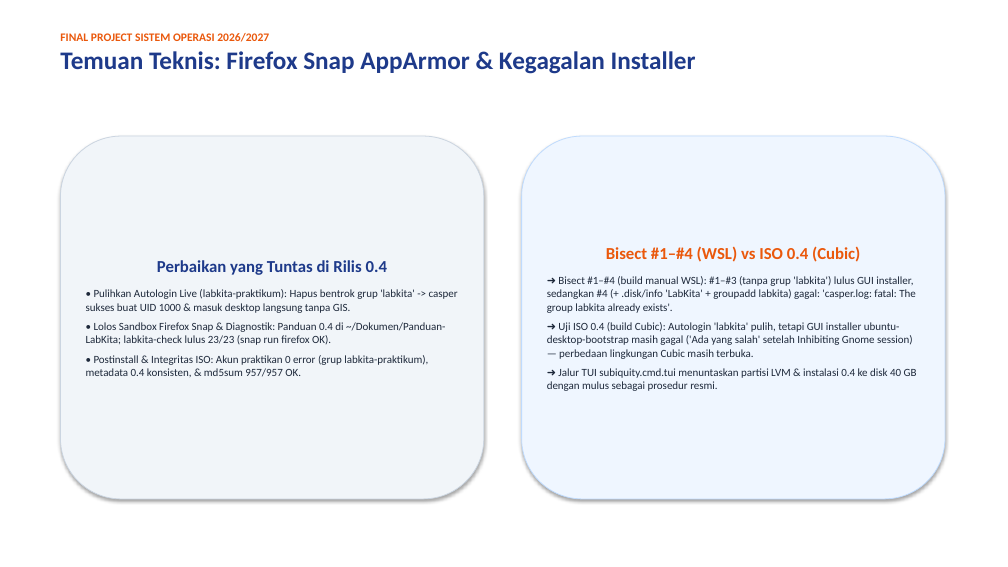
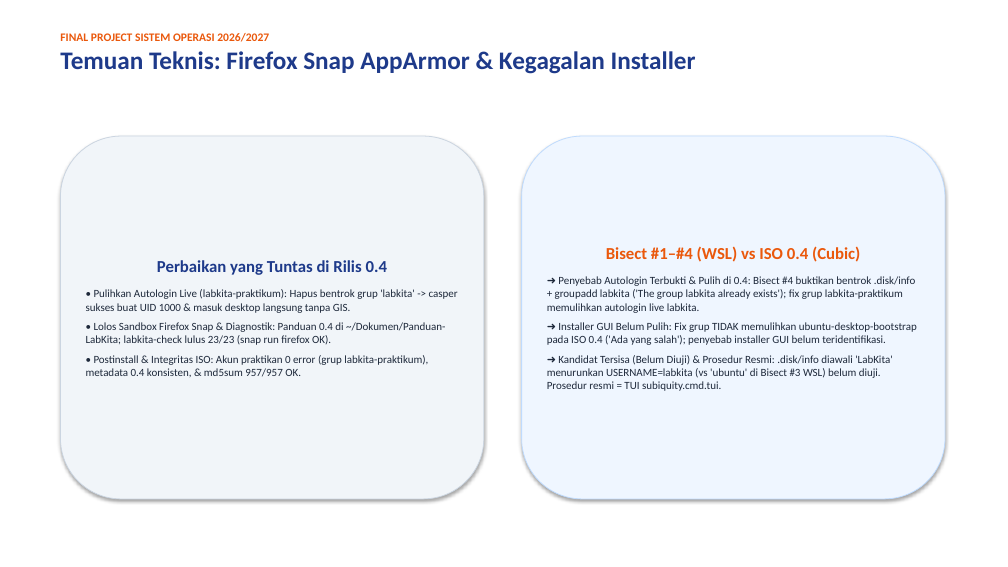
Before and after one commit to luvices/labkita, a slide deck: slide 9 of docs/presentation/labkita-presentation.pptx. Drawn at 1008x567 pixels with LibreOffice and Linux fonts; fonts in the diff are those of the drawing. Boxes give left, top, right and bottom in pixels: in the first picture for what was removed or moved away, otherwise in the second. Text is boxed around its words. In the diff, an @@ line names an element or a change of style, - is before the commit and + after.

Commit message:
docs: sinkronkan PDF laporan dan slide PPTX soal autologin, GUI, dan kernel

```diff
--- a/docs/presentation/labkita-presentation.pptx
+++ b/docs/presentation/labkita-presentation.pptx
@@ text in rounded rectangle at (547,276,917,391): text changed @@
-➜ Bisect #1–#4 (build manual WSL): #1–#3 (tanpa grup 'labkita') lulus GUI installer, sedangkan #4 (+ .disk/info 'LabKita' + groupadd labkita) gagal: 'casper.log: fatal: The group labkita already exists'.
-➜ Uji ISO 0.4 (build Cubic): Autologin 'labkita' pulih, tetapi GUI installer ubuntu-desktop-bootstrap masih gagal ('Ada yang salah' setelah Inhibiting Gnome session) — perbedaan lingkungan Cubic masih terbuka.
-➜ Jalur TUI subiquity.cmd.tui menuntaskan partisi LVM & instalasi 0.4 ke disk 40 GB dengan mulus sebagai prosedur resmi.
+➜ Penyebab Autologin Terbukti & Pulih di 0.4: Bisect #4 buktikan bentrok .disk/info + groupadd labkita ('The group labkita already exists'); fix grup labkita-praktikum memulihkan autologin live labkita.
+➜ Installer GUI Belum Pulih: Fix grup TIDAK memulihkan ubuntu-desktop-bootstrap pada ISO 0.4 ('Ada yang salah'); penyebab installer GUI belum teridentifikasi.
+➜ Kandidat Tersisa (Belum Diuji) & Prosedur Resmi: .disk/info diawali 'LabKita' menurunkan USERNAME=labkita (vs 'ubuntu' di Bisect #3 WSL) belum diuji. Prosedur resmi = TUI subiquity.cmd.tui.
```
Also in this commit, not shown: 3 other slides changed, 3 other files.
